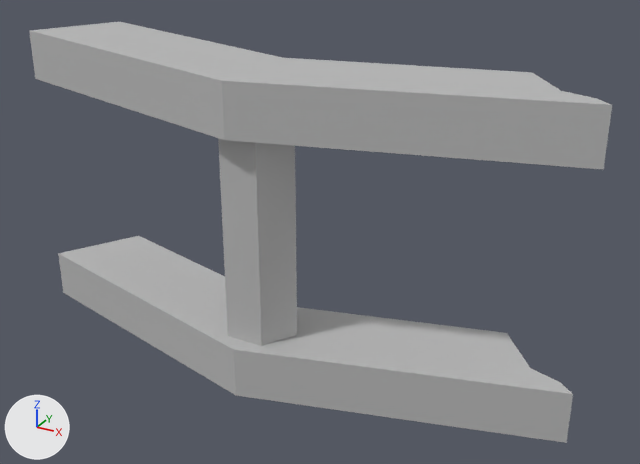
One commit to the FBX model Assets/Models/Birdcage_Door_01.fbx: the scene before it, then after it.
Rendered twice from a camera (50 mm lens) standing at (2.2, -2.32, 1.58) and looking at (0.97, -0.08, 0.46). Lighting does not change. The marker at lower left points along +X, +Y and +Z. Where no turn or scale is listed for an object, it has been applied to the vertices.

The first picture shows 'Door'.
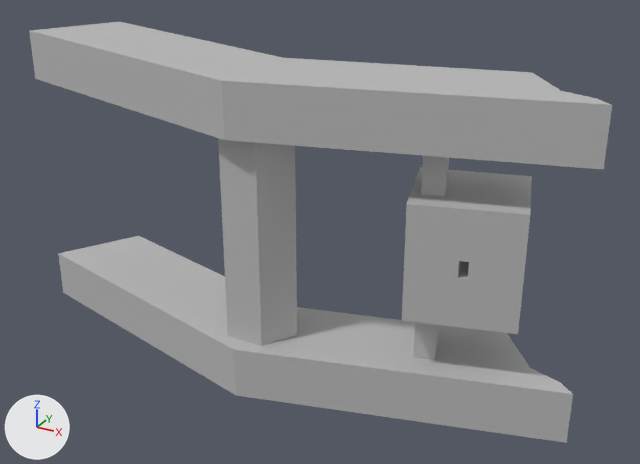
The newer file is also turned or shifted as a whole; pictures and numbers use the older file's frame.

Pixel boxes [x1, y1, x2, y2] of what changed, in the pictures (640 x 464 px):
part 1 of me_mesh, added
    after: [402, 167, 532, 334]
part 2 of me_mesh, added
    after: [413, 156, 449, 360]

The change, as a list of edits to the scene's bpy script:
```text
Change me_mesh:
    used by ob_door; location = (0.001, 0.001, -0.002)
    verts and faces of me_mesh; kept vertices keep their numbers, new ones are numbered from 46
    remove me_mesh.from_pydata(...)  # 46 vertices, 42 faces; spans x -0.12..1.81, y -0.39..0.14, z 0.0..1.0
    add me_mesh.from_pydata(...)  # 70 vertices, 62 faces; spans x -0.12..1.81, y -0.39..0.14, z 0.0..1.0
    me_mesh part 1: a new loose piece of 16 vertices spanning x 1.25..1.65, y -0.25..0.12, z 0.33..0.69, in mat_lambert1 (grey #bcbcbc)
    me_mesh part 2
    add verts[46] = (1.34, -0.17, 0.14)
    add verts[47] = (1.4, -0.15, 0.14)
    add verts[48] = (1.31, -0.06, 0.14)
    add verts[49] = (1.37, -0.05, 0.14)
    add for new, old in zip([*range(50, 54)], [*range(46, 50)]): verts[new] = verts[old] + (0.0, 0.0, 0.71)
    add faces += [(46, 47, 51, 50), (50, 51, 53, 52), (48, 52, 53, 49), (46, 48, 49, 47), (47, 49, 53, 51), (46, 50, 52, 48)]
```
